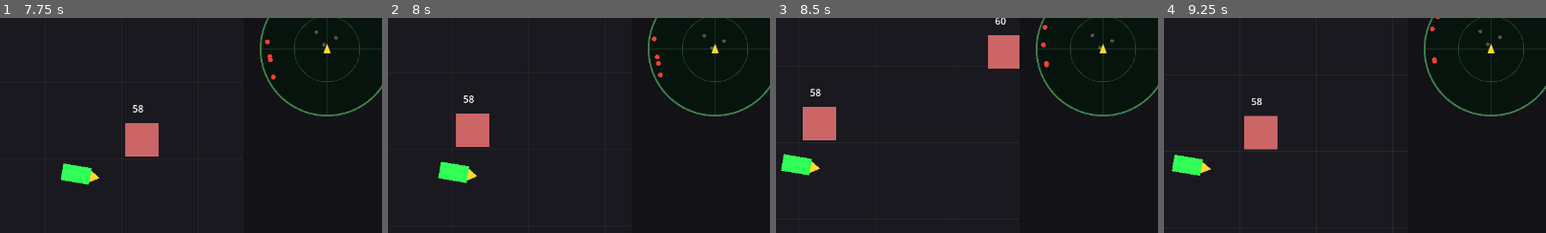
Above: before the commit, frames 1-4 (left to right).
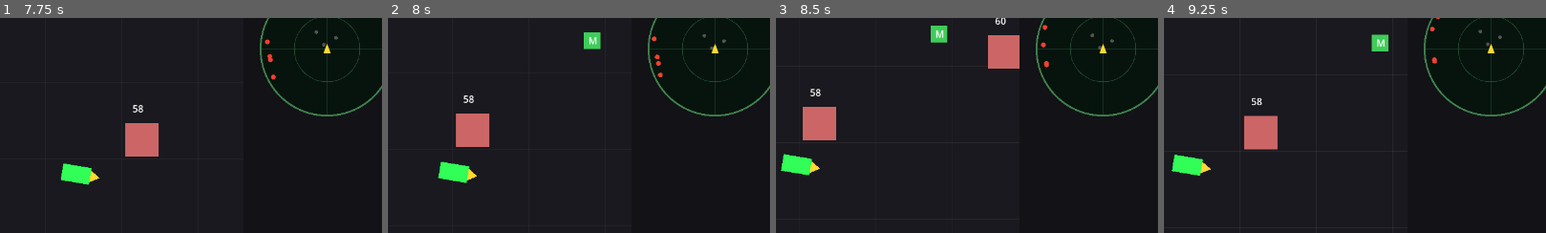
Above: after the commit, the same moments.

Repository: b3p3k0/bentchrome
Game: Godot game, scene res://ui/title.tscn
The game is run twice, just before and just after one commit, with the same random seed, the same clock (stepped at 60 frames per second) and the same inputs.
Inputs (mouse positions are % of the whole screen's width and height, from its top left):
- Up to frame 1 (7.75 s): tap Enter (select_confirm) at 0.5, 3.5, 4.25 s; move the mouse to (72, 45) at 0.52 s; hold D (move_right) 0.53-1.25 s; right-click (72, 45) at 0.6 s; click (72, 45) at 0.67 s; tap Space at 0.77, 3.77, 6.77 s; drag from (30, 55) to (50, 50) at 1.27 s; move the mouse to (60, 28) at 2.02 s; hold D (move_right) 2.03-2.75 s; hold Enter (select_confirm) 2.03-2.75 s; drag from (45, 70) to (20, 35) at 2.77 s; move the mouse to (80, 65) at 3.52 s; hold A (move_left) 3.53-4.25 s; tap Q (weapon_prev) at 3.6 s; drag from (20, 35) to (35, 25) at 4.27 s; move the mouse to (55, 50) at 5.02 s; hold S (move_down) 5.03-5.75 s; tap Keypad Enter at 5.1 s; click (55, 50) at 5.17 s; drag from (35, 25) to (30, 55) at 5.77 s; move the mouse to (72, 45) at 6.52 s; hold W (move_up) 6.53-7.25 s; right-click (72, 45) at 6.6 s; drag from (30, 55) to (58, 52) at 7.27 s
- Up to frame 2 (8 s): no input
- Up to frame 3 (8.5 s): move the mouse to (60, 28) at 8.02 s; hold S (move_down) from 8.03 s (still down); hold Enter (select_confirm) from 8.03 s (still down)
- Up to frame 4 (9.25 s): release S (move_down) at 8.75 s; release Enter (select_confirm) at 8.75 s; drag from (45, 70) to (20, 35) at 8.77 s
The pictures show only the part of the screen within x 46-96%, y 16-66%; the shares and areas given below are measured in that part.

Frame 1 is identical in both runs. In frame 2, 0.4% of the frame differs, in the area x 51-56%, y 6-15%; in frame 3, 0.4%; in frame 4, 0.4%.

Commit message:
Card 8: missile ammo pickups
environment/ammo_pickup: Area2D crate granting standard (+2) or homing
(+1) missiles via WeaponRack.add_ammo; no grab at full cap; hides and
respawns after 20s. Four placed in the arena (2 M green, 2 H cyan).

Co-Authored-By: Claude Fable 5 <noreply@anthropic.com>

Diff:
--- /dev/null
+++ b/environment/ammo_pickup.gd
@@ -0,0 +1,36 @@
+extends Area2D
+## Ammo crate: grants missiles to a vehicle's WeaponRack on contact, then hides
+## and respawns after a delay. Grabs nothing when the slot is full (crate stays).
+## Any vehicle can collect; AI just doesn't use missiles yet.
+
+@export_enum("standard", "homing") var kind := "standard"
+@export var amount := 2
+@export var respawn_seconds := 20.0
+
+func _ready() -> void:
+	body_entered.connect(_on_body_entered)
+	var tag := get_node_or_null("Tag") as Label
+	if tag:
+		tag.text = "M" if kind == "standard" else "H"
+	var vis := get_node_or_null("Vis") as Polygon2D
+	if vis:
+		vis.color = Color(0.25, 0.8, 0.35) if kind == "standard" else Color(0.25, 0.7, 0.9)
+
+func _on_body_entered(body: Node) -> void:
+	if not body.has_method("get_rack"):
+		return
+	var rack: WeaponRack = body.get_rack()
+	if rack == null:
+		return
+	var slot := WeaponRack.Slot.STANDARD if kind == "standard" else WeaponRack.Slot.HOMING
+	if rack.add_ammo(slot, amount) > 0:
+		_collect()
+
+func _collect() -> void:
+	visible = false
+	set_deferred("monitoring", false)
+	get_tree().create_timer(respawn_seconds).timeout.connect(_respawn, CONNECT_ONE_SHOT)
+
+func _respawn() -> void:
+	visible = true
+	set_deferred("monitoring", true)
--- /dev/null
+++ b/environment/ammo_pickup.tscn
@@ -0,0 +1,25 @@
+[gd_scene load_steps=3 format=3]
+
+[ext_resource type="Script" path="res://environment/ammo_pickup.gd" id="1_pickup"]
+
+[sub_resource type="CircleShape2D" id="CircleShape2D_pickup"]
+radius = 26.0
+
+[node name="AmmoPickup" type="Area2D"]
+collision_layer = 0
+collision_mask = 1
+script = ExtResource("1_pickup")
+
+[node name="Col" type="CollisionShape2D" parent="."]
+shape = SubResource("CircleShape2D_pickup")
+
+[node name="Vis" type="Polygon2D" parent="."]
+color = Color(0.25, 0.8, 0.35, 1)
+polygon = PackedVector2Array(-14, -14, 14, -14, 14, 14, -14, 14)
+
+[node name="Tag" type="Label" parent="."]
+offset_left = -6.0
+offset_top = -12.0
+offset_right = 8.0
+offset_bottom = 12.0
+text = "M"
--- a/levels/arena/arena.tscn
+++ b/levels/arena/arena.tscn
@@ -1,7 +1,8 @@
-[gd_scene load_steps=16 format=3]
+[gd_scene load_steps=17 format=3]
 
 [ext_resource type="Script" path="res://levels/arena/arena.gd" id="1_arena"]
 [ext_resource type="PackedScene" path="res://ui/hud.tscn" id="7_hud"]
+[ext_resource type="PackedScene" path="res://environment/ammo_pickup.tscn" id="8_ammo"]
 [ext_resource type="PackedScene" path="res://vehicles/vehicle.tscn" id="2_veh"]
 [ext_resource type="Script" path="res://environment/terrain_zone.gd" id="3_zone"]
 [ext_resource type="Script" path="res://environment/ramp.gd" id="4_ramp"]
@@ -196,5 +197,21 @@
 position = Vector2(1500, 150)
 shape = SubResource("RectangleShape2D_wall_v")
 
+[node name="AmmoStandard1" parent="." instance=ExtResource("8_ammo")]
+position = Vector2(650, -150)
+
+[node name="AmmoStandard2" parent="." instance=ExtResource("8_ammo")]
+position = Vector2(-250, 650)
+
+[node name="AmmoHoming1" parent="." instance=ExtResource("8_ammo")]
+position = Vector2(-900, 400)
+kind = "homing"
+amount = 1
+
+[node name="AmmoHoming2" parent="." instance=ExtResource("8_ammo")]
+position = Vector2(900, -600)
+kind = "homing"
+amount = 1
+
 [node name="HUD" parent="." instance=ExtResource("7_hud")]
 text = "speed"
Not shown, added: environment/ammo_pickup.gd.uid
